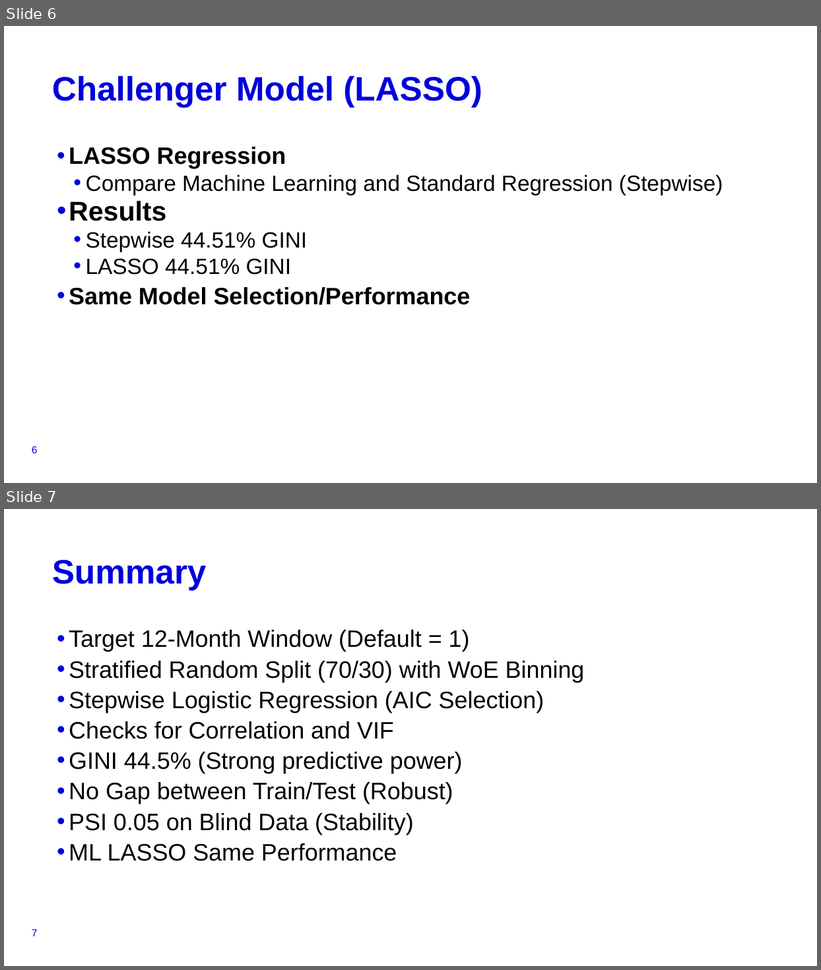
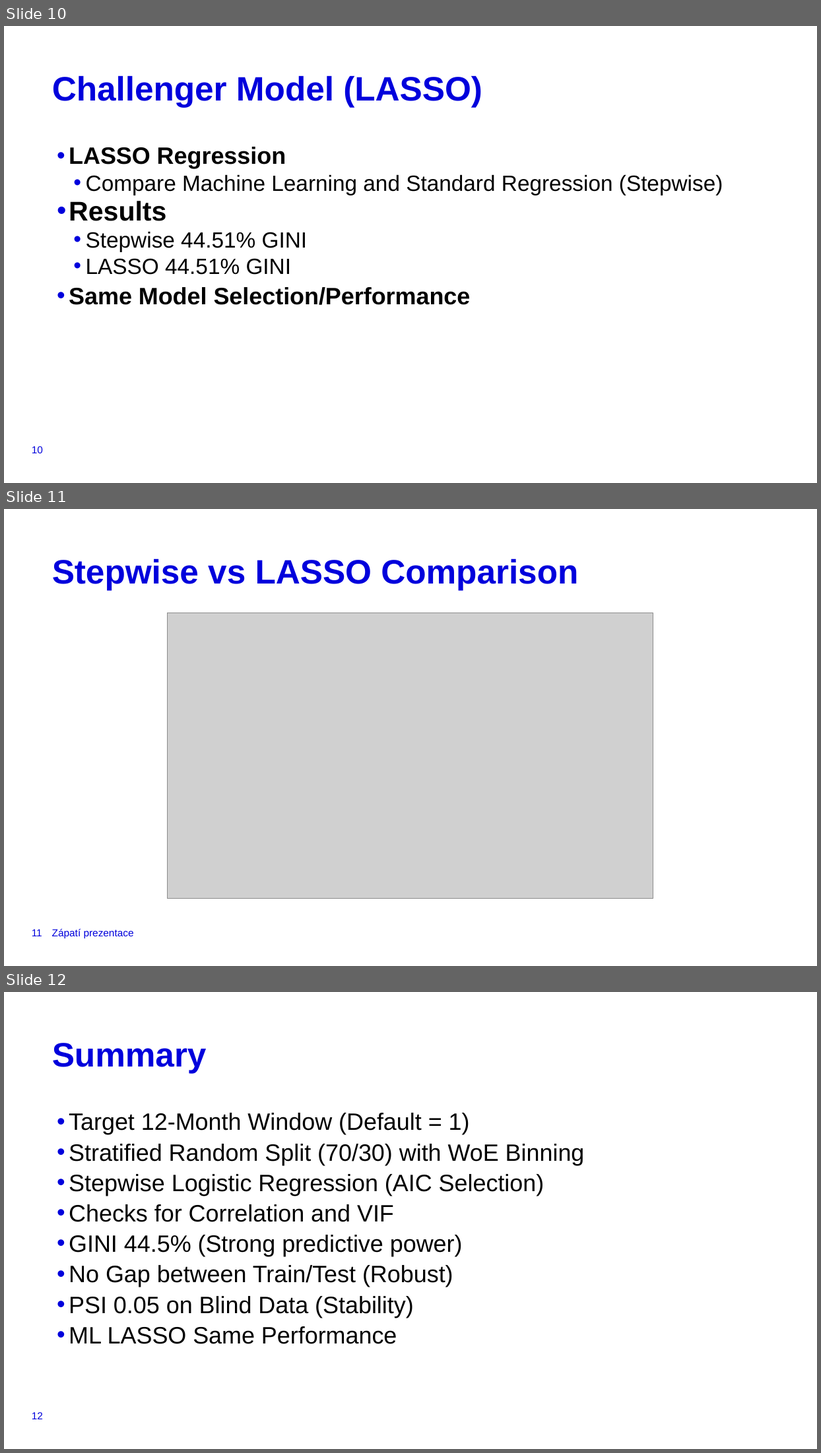
Before and after one commit to konj27/CreditRisk, a slide deck: APRE_Presentation.pptx. Shown one above the other, each under a label of ours: slides 6 and 7 before the commit, slides 10, 11 and 12 after it. The pictures are 821x970 and 821x1453 pixels, drawn with LibreOffice and Linux fonts; fonts in the diff are those of the drawing; grey boxes stand for pictures; background and template pictures are left out. Boxes give left, top, right and bottom in pixels: in the first picture for what was removed or moved away, otherwise in the second. Text is boxed around its words. In the diff, an @@ line names an element or a change of style, - is before the commit and + after.

Commit message:
adding pictures to the presentation

```diff
--- a/APRE_Presentation.pptx
+++ b/APRE_Presentation.pptx
@@ slide 11 added at <box>4,509,817,966</box>, background #FFFFFF @@
@@ title added at <box>52,559,578,590</box>, 40 pt, text #0000DC, bold @@
+Stepwise vs LASSO Comparison
@@ picture added at <box>168,613,653,899</box> @@
@@ page number added at <box>32,929,42,937</box>, 12 pt, text #0000DC @@
+11
@@ text added at <box>52,929,134,939</box>, 12 pt, text #0000DC @@
+Zápatí prezentace
@@ what was slide 6 is now slide 10 @@
@@ page number at <box>32,446,43,454</box>: text changed @@
-6
+10
@@ what was slide 7 is now slide 12 @@
@@ page number at <box>32,1412,43,1420</box>: text changed @@
-7
+12
```
Also in this commit, not shown: 4 other slides added.
